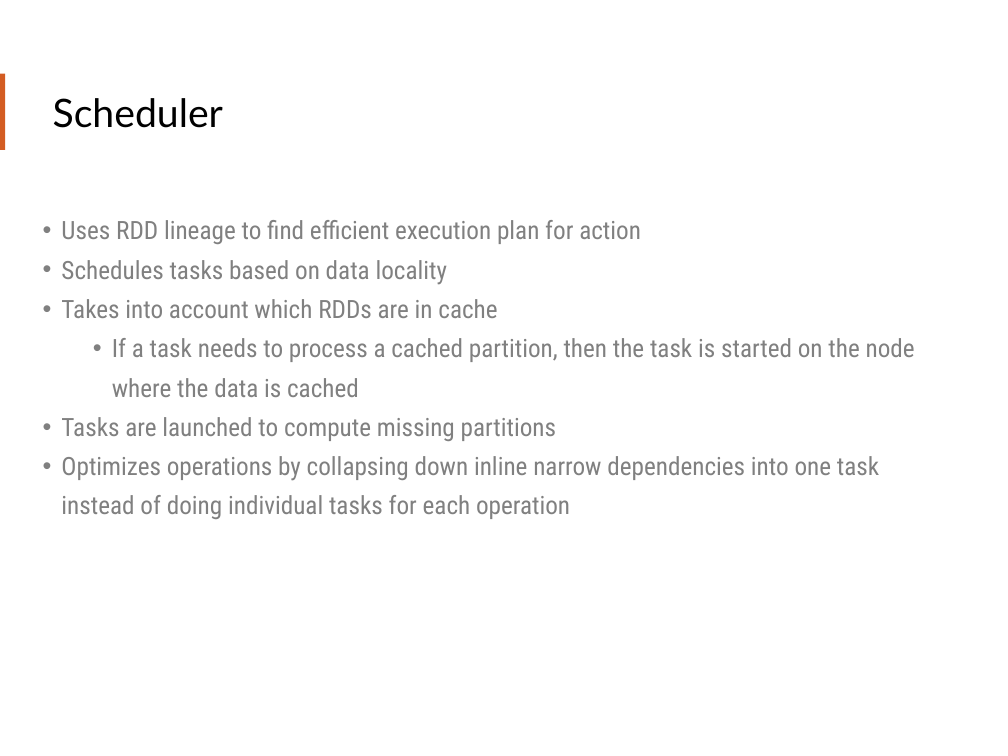
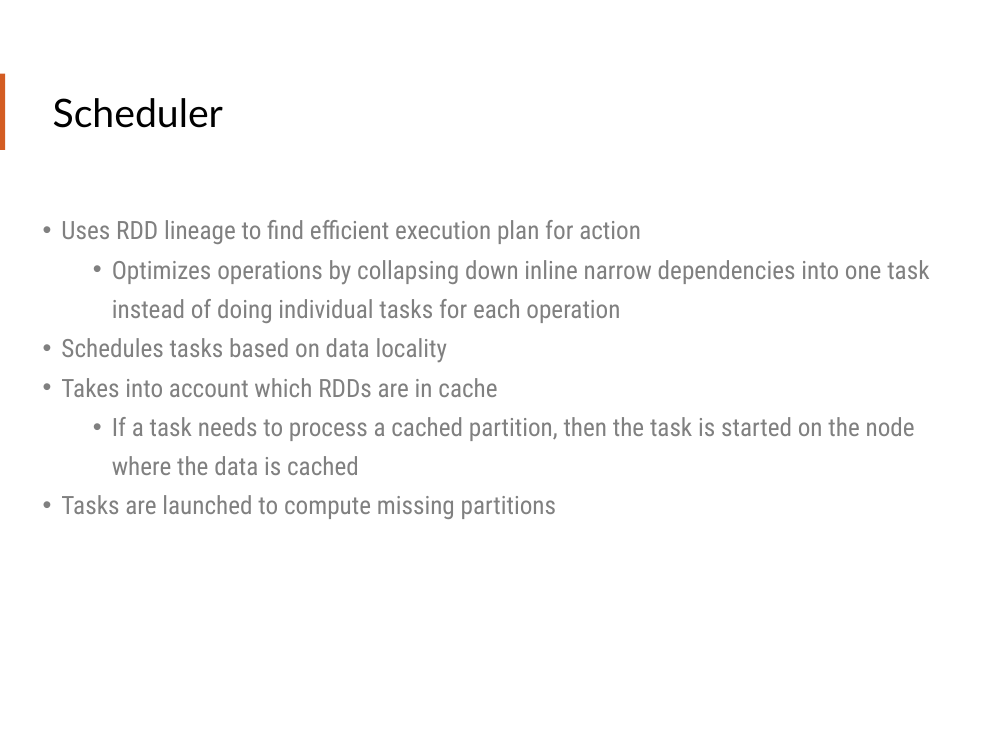
Before and after one commit to teamclairvoyant/intro-to-spark, a slide deck: slide 65 of Intro to Apache Spark Slides.pptx (slide 63 before the commit). Drawn at 1008x756 pixels with LibreOffice and Linux fonts; fonts in the diff are those of the drawing. Boxes give left, top, right and bottom in pixels: in the first picture for what was removed or moved away, otherwise in the second. Text is boxed around its words. In the diff, an @@ line names an element or a change of style, - is before the commit and + after.

```diff
--- a/Intro to Apache Spark Slides.pptx
+++ b/Intro to Apache Spark Slides.pptx
@@ text at (112, 260, 929, 323): paragraph added @@
+  • Optimizes operations by collapsing down inline narrow dependencies into one task instead of doing individual tasks for each operation
@@ text at (61, 456, 879, 519): paragraph removed @@
-• Optimizes operations by collapsing down inline narrow dependencies into one task instead of doing individual tasks for each operation
```
Also in this commit, not shown: 20 other slides changed, 3 slides added, 1 slide removed.
